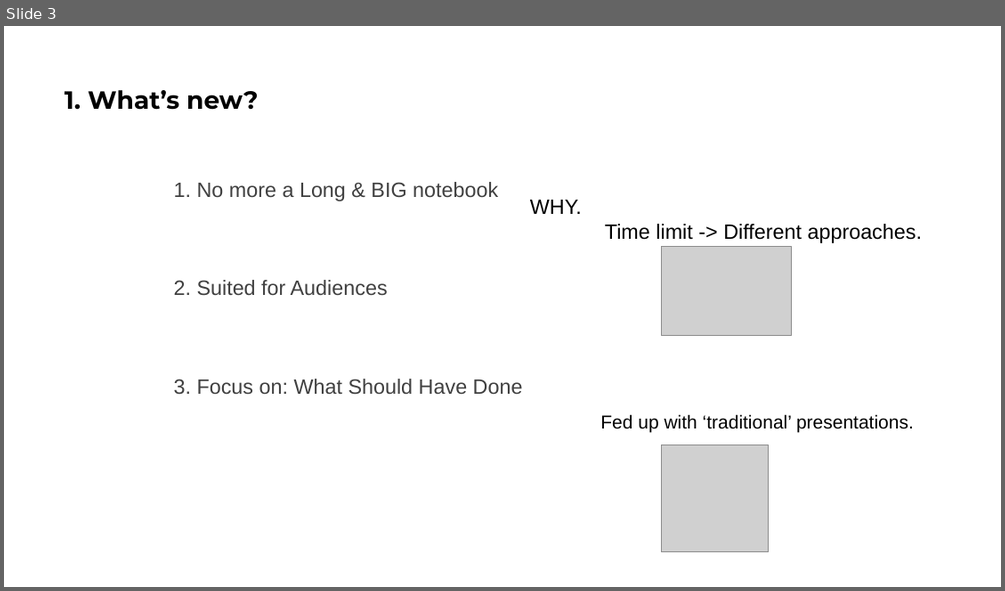
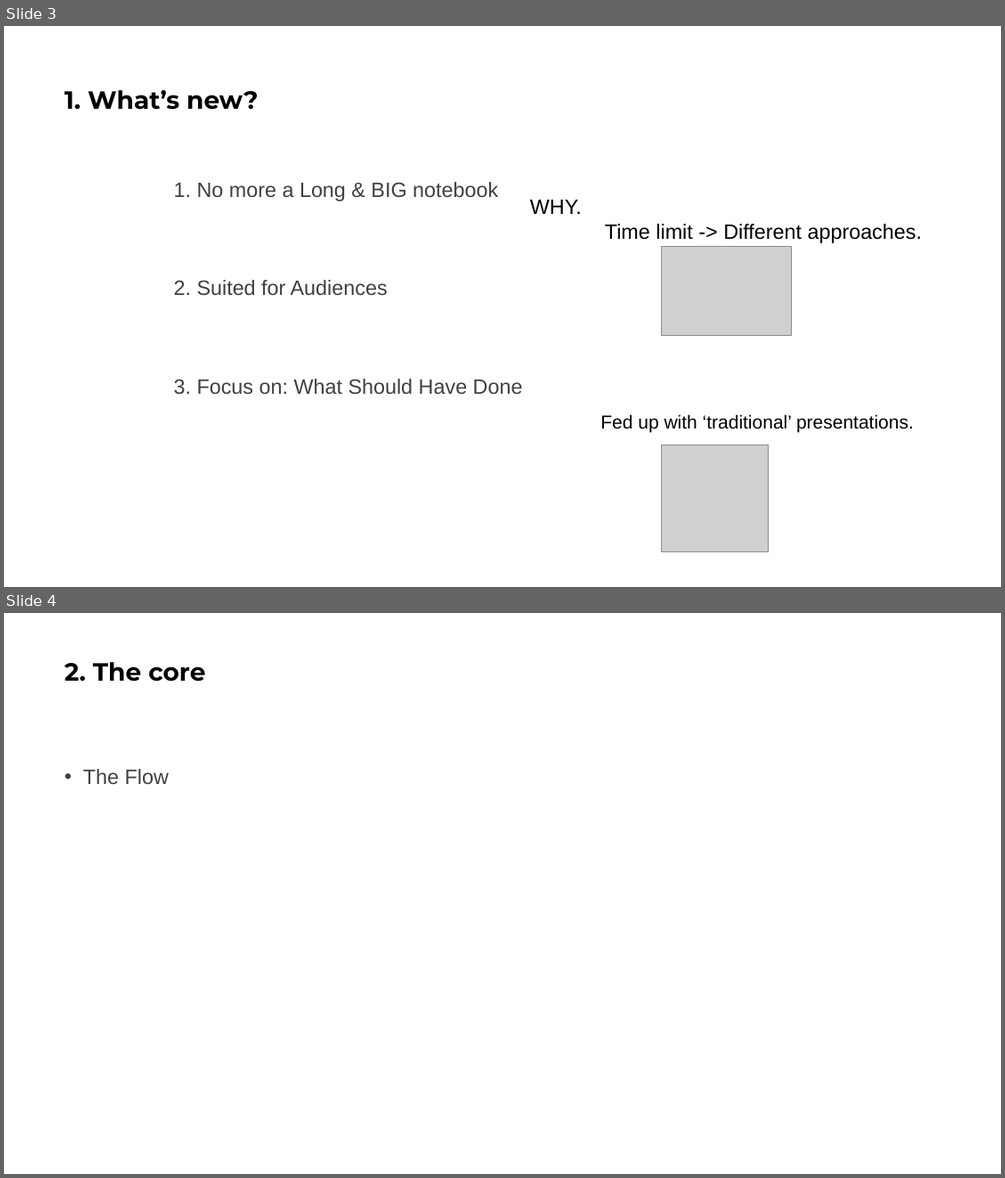
Before and after one commit to maisonhai3/Portfolio, a slide deck: 2_Boston_marathon/Boston_presentation.pptx. Shown one above the other, each under a label of ours: slide 3 before the commit, slides 3 and 4 after it. The pictures are 1005x591 and 1005x1178 pixels, drawn with LibreOffice and Linux fonts; fonts in the diff are those of the drawing; grey boxes stand for pictures. Boxes give left, top, right and bottom in pixels: in the first picture for what was removed or moved away, otherwise in the second. Text is boxed around its words. In the diff, an @@ line names an element or a change of style, - is before the commit and + after.

```diff
--- a/2_Boston_marathon/Boston_presentation.pptx
+++ b/2_Boston_marathon/Boston_presentation.pptx
@@ slide 4 added at box(4, 613, 1001, 1174), background #FFFFFF @@
@@ title added at box(65, 662, 205, 682), 24 pt, text #000000, bold @@
+2. The core
@@ text added at box(83, 769, 169, 784), 20 pt, text #404040 @@
+• The Flow
```
Also in this commit, not shown: 1 other file.
